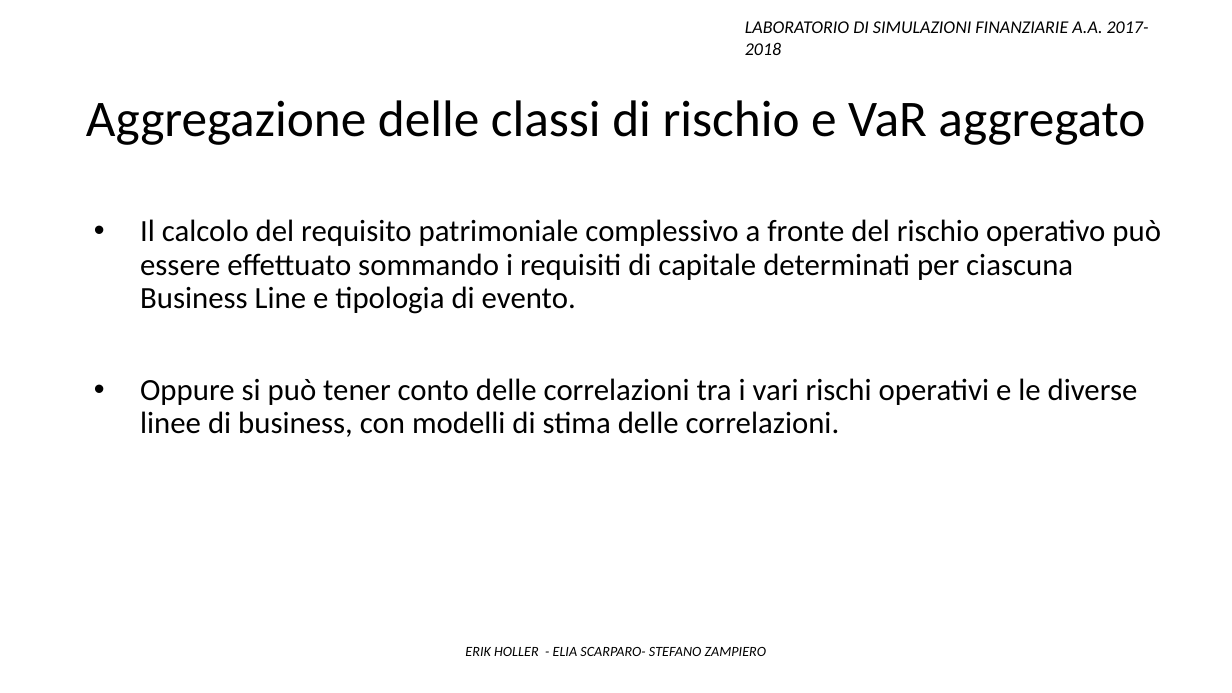
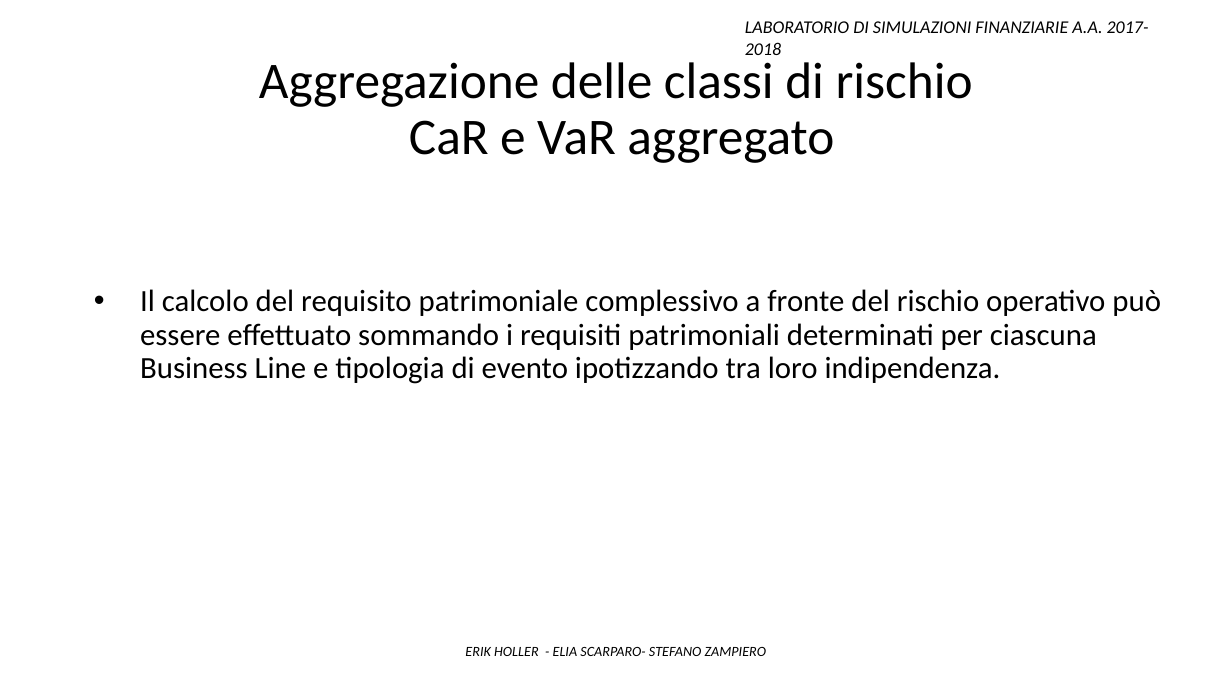
Before and after one commit to Stegirsanov/Laboratorio-di-simulazioni-finanziarie-project, a slide deck: slide 21 of Presentazione ppt/Presentazione_finale.pptx. Drawn at 1232x693 pixels with LibreOffice and Linux fonts; fonts in the diff are those of the drawing. Boxes give left, top, right and bottom in pixels: in the first picture for what was removed or moved away, otherwise in the second. Text is boxed around its words. In the diff, an @@ line names an element or a change of style, - is before the commit and + after.

```diff
--- a/Presentazione ppt/Presentazione_finale.pptx
+++ b/Presentazione ppt/Presentazione_finale.pptx
@@ text at [259, 62, 973, 163]: text changed @@
-Aggregazione delle classi di rischio e VaR aggregato
+Aggregazione delle classi di rischio
+CaR e VaR aggregato
@@ text at [140, 289, 1161, 384]: text changed @@
-• Il calcolo del requisito patrimoniale complessivo a fronte del rischio operativo può essere effettuato sommando i requisiti di capitale determinati per ciascuna Business Line e tipologia di evento.
-• Oppure si può tener conto delle correlazioni tra i vari rischi operativi e le diverse linee di business, con modelli di stima delle correlazioni.
+• Il calcolo del requisito patrimoniale complessivo a fronte del rischio operativo può essere effettuato sommando i requisiti patrimoniali determinati per ciascuna Business Line e tipologia di evento ipotizzando tra loro indipendenza.
```
Also in this commit, not shown: 4 other slides changed, 1 slide added, 1 slide removed, 2 other files.
